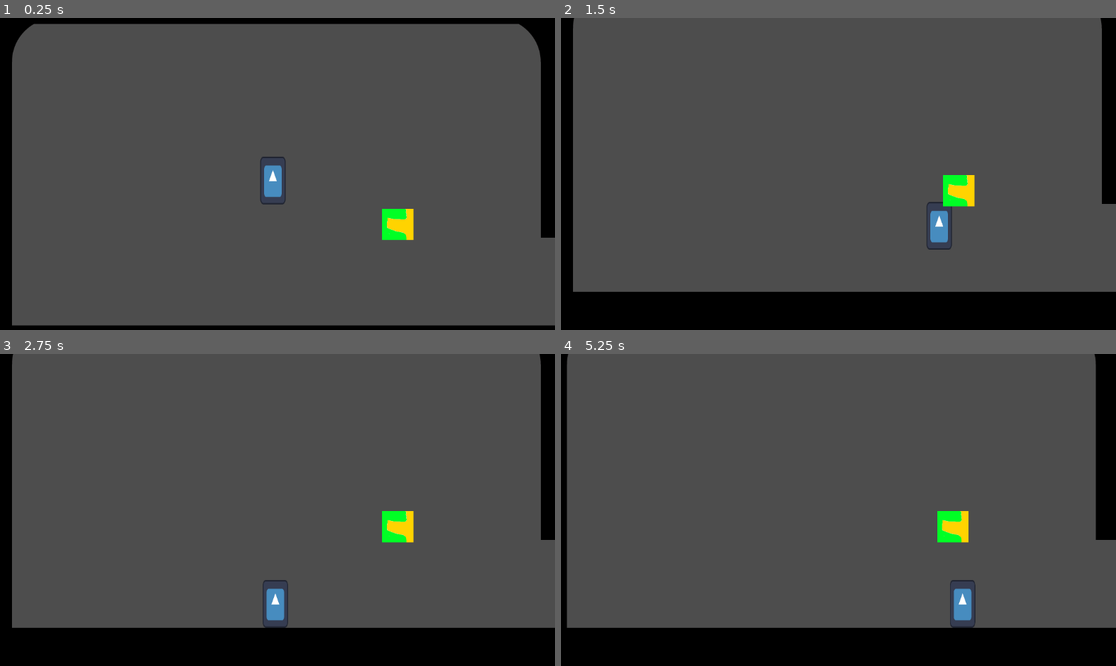
Above: before the commit, frames 1-4 (two rows, left to right).
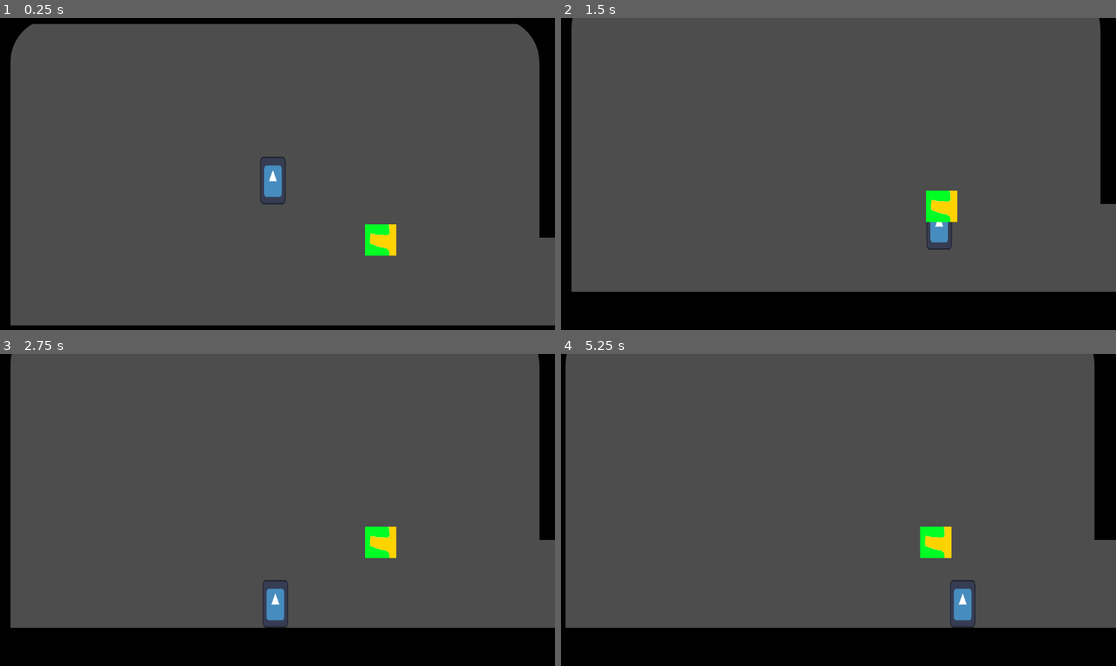
Above: after the commit, the same moments.

Repository: GonerLCP/GameLab2024
Game: Godot game, scene res://Nodes/main_scene.tscn
The game is run twice, just before and just after one commit, with the same random seed, the same clock (stepped at 60 frames per second) and the same inputs. The engine's default icon, where the game draws it, is replaced by a stand-in: a white triangle on a blue panel in a dark square.
Inputs (mouse positions are in pixels of both pictures, inside the frame that each line leads up to):
- Up to frame 1 (0.25 s): no input
- Up to frame 2 (1.5 s): move the mouse to (960, 161) at 0.52 s; hold D (right) 0.53-1.25 s; tap Q (Dismiss) at 0.6 s; click (960, 161) at 0.67 s; tap Space (Jump) at 0.77 s; drag from (721, 192) to (955, 189) at 1.27 s
- Up to frame 3 (2.75 s): tap Enter at 2 s; move the mouse to (327, 441) at 2.02 s; hold A (left) from 2.03 s (still down); tap Q (Dismiss) at 2.1 s; click (327, 441) at 2.17 s
- Up to frame 4 (5.25 s): release A (left) at 2.75 s; drag from (805, 575) to (666, 463) at 2.77 s; tap Space (Jump) at 3.5, 3.77 s; move the mouse to (1005, 559) at 3.52 s; hold D (right) 3.53-4.25 s; tap Q (Dismiss) at 3.6, 5.1 s; click (1005, 559) at 3.67 s; drag from (666, 463) to (960, 525) at 4.27 s; tap Enter at 5 s; move the mouse to (860, 513) at 5.02 s; hold D (right) from 5.03 s (still down); click (860, 513) at 5.17 s

The runs differ from the first frame. In frame 1, 1.4% of the frame differs, in the area x 1-98%, y 1-99%; in frame 2, 1.3%; in frame 3, 1.3%; in frame 4, 1.5%, in the area x 0-97%, y 0-88%.

Commit message:
debut souris

Diff:
--- a/Nodes/ObjetTest.tscn
+++ b/Nodes/ObjetTest.tscn
@@ -1,5 +1,6 @@
-[gd_scene load_steps=3 format=3 uid="uid://cgd2ex3qljd8r"]
+[gd_scene load_steps=4 format=3 uid="uid://cgd2ex3qljd8r"]
 
+[ext_resource type="Script" path="res://Scripts/ObjetTest.gd" id="1_3xcrv"]
 [ext_resource type="Texture2D" uid="uid://b1ethgo1kgall" path="res://zPetitAngePartitTropTot/Assets/Salle/porte.png" id="1_x4hmj"]
 
 [sub_resource type="RectangleShape2D" id="RectangleShape2D_2gnkx"]
@@ -8,11 +9,12 @@
 [node name="ObjetTest" type="Area2D"]
 collision_layer = 2
 collision_mask = 3
+script = ExtResource("1_3xcrv")
+
+[node name="Sprite2D" type="Sprite2D" parent="."]
+texture = ExtResource("1_x4hmj")
 
 [node name="CollisionShape2D" type="CollisionShape2D" parent="."]
-position = Vector2(32, -32)
 shape = SubResource("RectangleShape2D_2gnkx")
 
-[node name="Sprite2D" type="Sprite2D" parent="."]
-position = Vector2(32, -32)
-texture = ExtResource("1_x4hmj")
+[connection signal="input_event" from="." to="." method="_on_input_event"]
--- a/Nodes/SecondScene.tscn
+++ b/Nodes/SecondScene.tscn
@@ -7,4 +7,4 @@
 [node name="TileMap" type="TileMap" parent="."]
 tile_set = ExtResource("1_iny8j")
 format = 2
-layer_0/tile_data = PackedInt32Array(458752, 1, 0, 458753, 1 …(105 unchanged characters)… 8761, 1, 0, 458762, 1, 0, 458763, 1, 0, 458764, 1, 0, 12, 196609, 0, 11, 65537, 0, 10, 65537, 0, 9, 65537, 0, 8, 65537, 0, 7, 65537, 0, 6, 65537, 0, 5, 65537, 0, 4, 65537, 0, 3, 65537, 0, 2, 65537, 0, 1, 65537, 0, 393228, 65537, 1, 327692, 65537, 1, 262156, 65537, 1, 196620, 65537, 1, 131084, 65537, 1, 65548, 65537, 1, 262144, 1, 1, 196608, 1, 1, 131072, 1, 1, 65536, 1, 1, 0, 131073, 0, 393220, 1, 0, 393221, 1, 0, 393222, 1, 0, 393223, 1, 0, 393224, 1, 0, 393225, 1, 0, 393226, 1, 0, 393227, 1, 0, 327691, 1, 0, 327690, 1, 0, 327689, 1, 0, 327688, 1, 0, 327687, 1, 0, 327686, 1, 0, 327685, 1, 0, 262151, 1, 0, 262152, 1, 0, 262153, 1, 0, 262154, 1, 0, 262155, 1, 0, 262150, 1, 0, 196615, 1, 0, 196616, 1, 0, 196617, 1, 0, 196618, 1, 0, 196619, 1, 0, 131080, 1, 0, 131081, 1, 0, 131082, 1, 0, 131083, 1, 0)
+layer_0/tile_data = PackedInt32Array(458752, 1, 0, 458753, 1 …(105 unchanged characters)… 8761, 1, 0, 458762, 1, 0, 458763, 1, 0, 11, 65537, 0, 10, 65537, 0, 9, 65537, 0, 8, 65537, 0, 7, 65537, 0, 6, 65537, 0, 5, 65537, 0, 4, 65537, 0, 3, 65537, 0, 2, 65537, 0, 1, 65537, 0, 262144, 1, 1, 196608, 1, 1, 131072, 1, 1, 65536, 1, 1, 0, 131073, 0, 393220, 1, 0, 393221, 1, 0, 393222, 1, 0, 393223, 1, 0, 393224, 1, 0, 393225, 1, 0, 393226, 1, 0, 393227, 1, 0, 327691, 1, 0, 327690, 1, 0, 327689, 1, 0, 327688, 1, 0, 327687, 1, 0, 327686, 1, 0, 327685, 1, 0, 262151, 1, 0, 262152, 1, 0, 262153, 1, 0, 262154, 1, 0, 262155, 1, 0, 262150, 1, 0, 196615, 1, 0, 196616, 1, 0, 196617, 1, 0, 196618, 1, 0, 196619, 1, 0, 131080, 1, 0, 131081, 1, 0, 131082, 1, 0, 131083, 1, 0, 458764, 1, 0, 458765, 1, 0, 458766, 1, 0, 458767, 1, 0, 458768, 1, 0, 458769, 1, 0, 458770, 1, 0, 458771, 1, 0, 458772, 1, 0, 458773, 1, 0, 458774, 1, 0, 458775, 1, 0, 458776, 1, 0, 458777, 1, 0, 458778, 1, 0, 458779, 1, 0)
--- a/Nodes/main_scene.tscn
+++ b/Nodes/main_scene.tscn
@@ -11,11 +11,13 @@
 [sub_resource type="RectangleShape2D" id="RectangleShape2D_il3ef"]
 size = Vector2(1169, 717)
 
+[sub_resource type="RectangleShape2D" id="RectangleShape2D_sqcnp"]
+size = Vector2(1162.5, 724)
+
 [node name="MainScene" type="Node2D"]
 script = ExtResource("1_gqotu")
 
 [node name="Salle1Cam" type="Area2D" parent="."]
-visible = false
 collision_layer = 256
 collision_mask = 256
 
@@ -24,7 +26,7 @@
 shape = SubResource("RectangleShape2D_il3ef")
 
 [node name="Camera2D" type="Camera2D" parent="."]
-position = Vector2(578, 322)
+position = Vector2(581, 322)
 process_callback = 0
 limit_left = 0
 limit_top = 0
@@ -41,7 +43,7 @@
 script = ExtResource("2_v0q0v")
 
 [node name="Player" parent="." instance=ExtResource("1_7qyhe")]
-position = Vector2(578, 322)
+position = Vector2(581, 322)
 
 [node name="RemoteTransform2D" type="RemoteTransform2D" parent="Player"]
 remote_path = NodePath("../../Camera2D")
@@ -59,14 +61,13 @@
 [node name="Salle2" parent="." instance=ExtResource("7_khy2j")]
 position = Vector2(1170, 0)
 
-[node name="Salle2Cam" type="Area2D" parent="Salle2"]
-visible = false
+[node name="Area2D" type="Area2D" parent="Salle2"]
 collision_layer = 256
 collision_mask = 256
 
-[node name="CollisionShape2D" type="CollisionShape2D" parent="Salle2/Salle2Cam"]
-position = Vector2(584.5, 358.5)
-shape = SubResource("RectangleShape2D_il3ef")
+[node name="CollisionShape2D" type="CollisionShape2D" parent="Salle2/Area2D"]
+position = Vector2(583.75, 360)
+shape = SubResource("RectangleShape2D_sqcnp")
 
 [connection signal="dissmiss_Press" from="Player" to="." method="_on_player_dissmiss_press"]
 [connection signal="moveCamera" from="Player" to="Camera2D" method="_on_player_move_camera"]
--- /dev/null
+++ b/Scripts/ObjetTest.gd
@@ -0,0 +1,28 @@
+extends Area2D
+
+var selected = false
+# Called when the node enters the scene tree for the first time.
+func _ready():
+	pass # Replace with function body.
+
+func followMouse() :
+	print(position)
+	print(get_global_mouse_position())
+	print(global_position)
+	position = get_global_mouse_position() #+ (global_position-get_global_mouse_position())
+
+# Called every frame. 'delta' is the elapsed time since the previous frame.
+func _process(delta):
+	if selected :
+		followMouse()
+	pass
+
+
+func _on_input_event(viewport, event, shape_idx):
+	if event is InputEventMouseButton and event.button_index == MOUSE_BUTTON_LEFT :
+		if event.pressed :
+			selected = true
+		else :
+			selected = false
+
+	pass # Replace with function body.
Not shown: 1 places in Nodes/main_scene.tscn that only renumber resources
